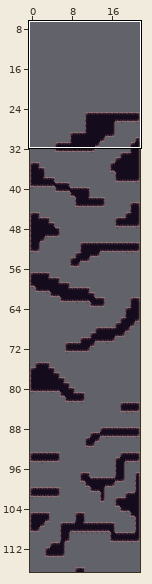
Level history. Tiled map: teste/sem título6.tmx. The picture above shows the old version from afar; the outline marks the close-up.
Close-up. First the earlier version:
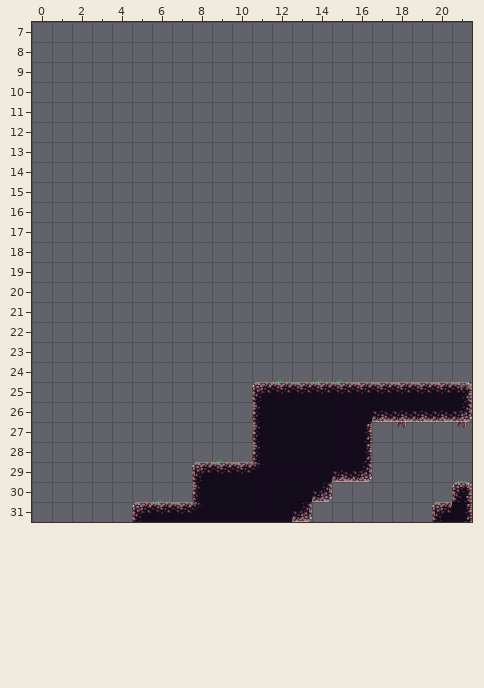
Cells are 32x32 px. Shown: x 0..21, y 7..31. The commit also changed other parts of the map, which this record leaves out.
After:
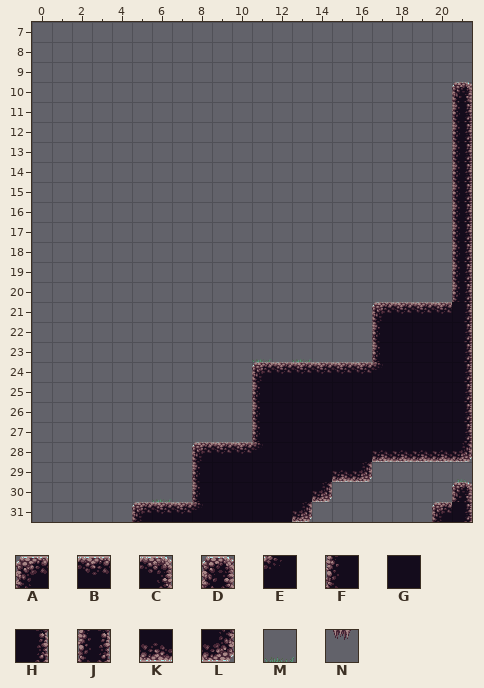
Key: from "platformertiles": A 0, B 1, C 2, D 4, E 7, F 8, G 9, H 10, J 12, K 17, L 18, M 21, N 23.
_ is an empty cell.
Tiles replaced or removed in this view: A, B, C, E, F, H, K, L, M, N.
From old to new:
Changed rows in their new state; . is an unchanged cell.
Layer "World":
first column x 8:
10 .............D
11 .............J
12 .............J
13 .............J
14 .............J
15 .............J
16 .............J
17 .............J
18 .............J
19 .............J
20 .............J
21 .........ABBBH
22 .........FGGGH
23 ...M.M...FGGGH
24 ...ABBBBBEGGGH
25 ...FGGGGGGGGGH
26 .........GGGGH
27 ........GGGGGH
28 ABBE....GKKKKL
29 FGGG..........
Pixel boxes of the changes (left, top, right, bottom) in both close-ups:
changed: (192, 82, 472, 482)
